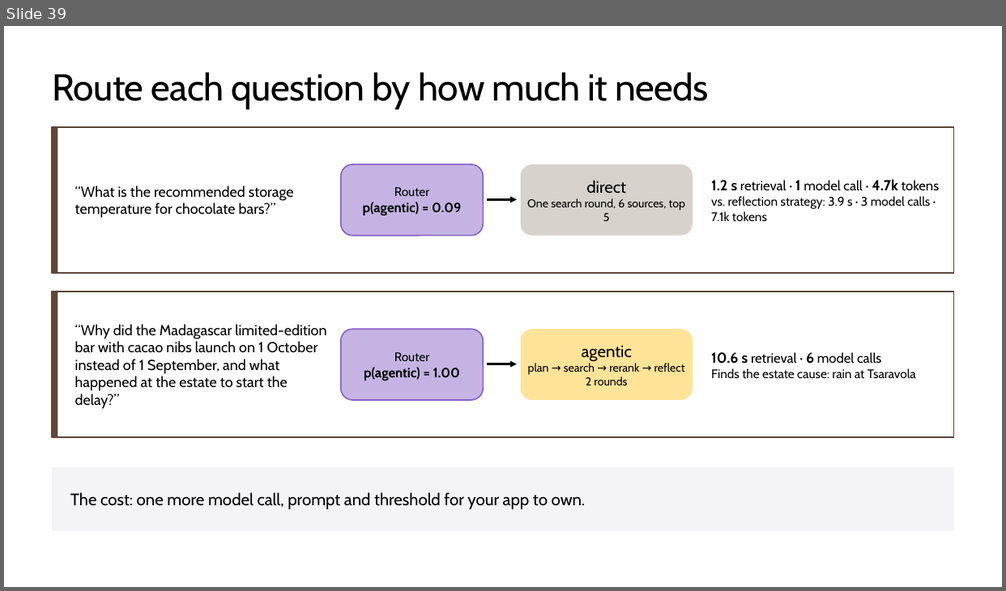
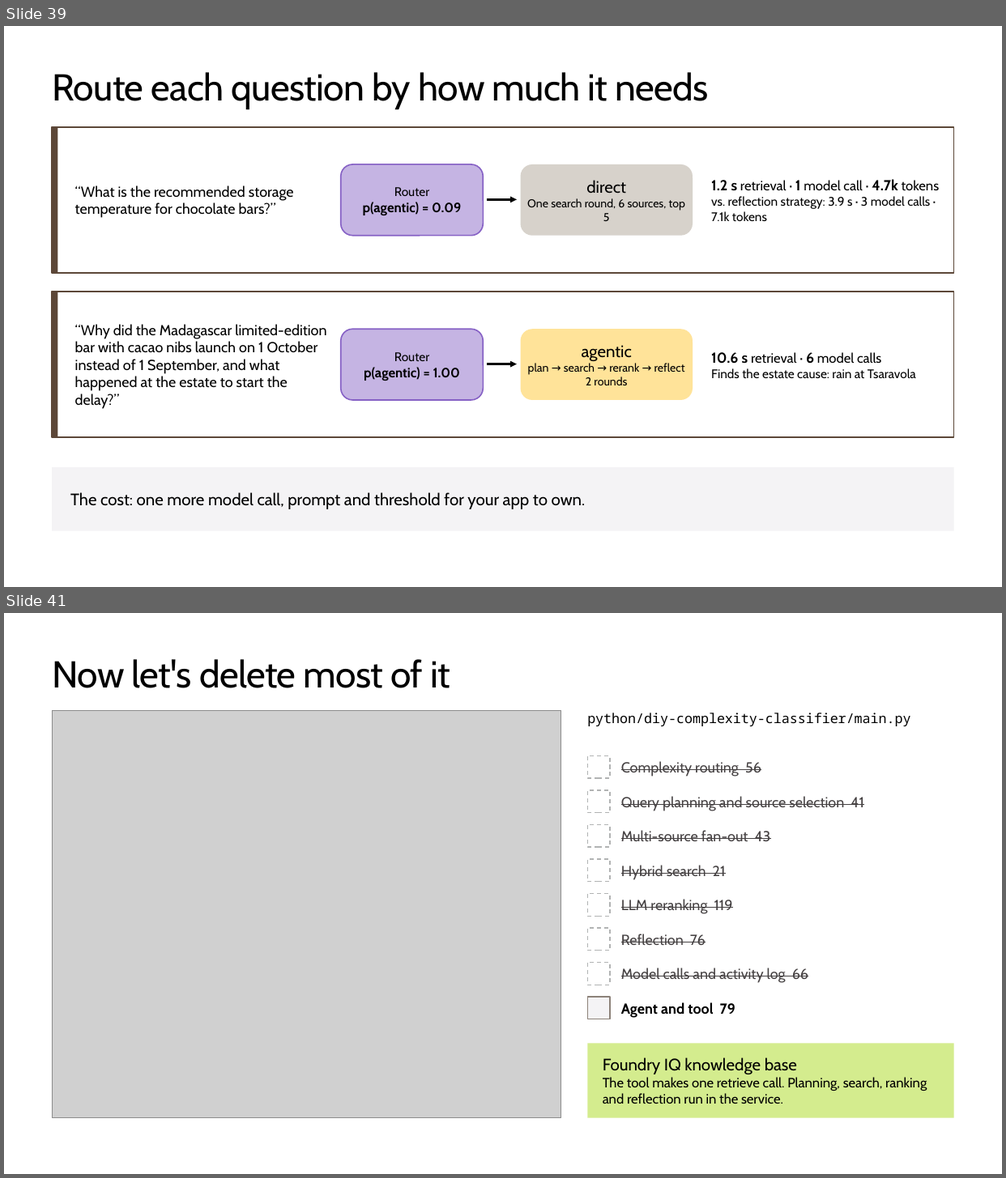
Before and after one commit to microsoft/ignite26-BRK300-building-agentic-retrieval-from-diy-to-foundry-iq, a slide deck: IgniteBRK300-WorkingDeck.pptx. Shown one above the other, each under a label of ours: slide 39 before the commit, slides 39 and 41 after it; the slides between them are not shown. The pictures are 1006x591 and 1006x1178 pixels, drawn with LibreOffice and Linux fonts; fonts in the diff are those of the drawing; grey boxes stand for pictures; background and template pictures are left out. Boxes give left, top, right and bottom in pixels: in the first picture for what was removed or moved away, otherwise in the second. Text is boxed around its words. In the diff, an @@ line names an element or a change of style, - is before the commit and + after.

Commit message:
Foundry IQ slides; one six-source knowledge base; remove MCP pages

```diff
--- a/IgniteBRK300-WorkingDeck.pptx
+++ b/IgniteBRK300-WorkingDeck.pptx
@@ slide 41 added at bbox=[4, 613, 1002, 1174], background #FFFFFF @@
@@ title added at bbox=[52, 659, 450, 688], 36 pt, text #000000 @@
+Now let's delete most of it
@@ picture added at bbox=[52, 710, 562, 1118] @@
@@ text added at bbox=[587, 713, 910, 726], 13 pt, text #000000 @@
+python/diy-complexity-classifier/main.py
@@ rectangle added at bbox=[588, 756, 611, 778], fill #FFFFFF, outline #B1B3B3 1 pt dashed @@
@@ text added at bbox=[621, 761, 761, 777], 14 pt, text #454142, strikethrough @@
+Complexity routing 56
@@ rectangle added at bbox=[588, 790, 611, 813], fill #FFFFFF, outline #B1B3B3 1 pt dashed @@
@@ text added at bbox=[621, 796, 863, 811], 14 pt, text #454142, strikethrough @@
+Query planning and source selection 41
@@ rectangle added at bbox=[588, 825, 611, 847], fill #FFFFFF, outline #B1B3B3 1 pt dashed @@
@@ text added at bbox=[621, 830, 771, 841], 14 pt, text #454142, strikethrough @@
+Multi-source fan-out 43
@@ rectangle added at bbox=[588, 859, 611, 882], fill #FFFFFF, outline #B1B3B3 1 pt dashed @@
@@ text added at bbox=[621, 865, 726, 880], 14 pt, text #454142, strikethrough @@
+Hybrid search 21
@@ rectangle added at bbox=[588, 894, 611, 916], fill #FFFFFF, outline #B1B3B3 1 pt dashed @@
@@ text added at bbox=[621, 899, 733, 914], 14 pt, text #454142, strikethrough @@
+LLM reranking 119
@@ rectangle added at bbox=[588, 928, 611, 951], fill #FFFFFF, outline #B1B3B3 1 pt dashed @@
@@ text added at bbox=[621, 934, 705, 945], 14 pt, text #454142, strikethrough @@
+Reflection 76
@@ rectangle added at bbox=[588, 963, 611, 985], fill #FFFFFF, outline #B1B3B3 1 pt dashed @@
@@ text added at bbox=[621, 968, 808, 983], 14 pt, text #454142, strikethrough @@
+Model calls and activity log 66
@@ rectangle added at bbox=[588, 997, 611, 1020], fill #F4F3F5, outline #8C8279 1 pt @@
@@ text added at bbox=[621, 1003, 735, 1018], 14 pt, text #000000, bold @@
+Agent and tool 79
@@ rectangle added at bbox=[588, 1043, 954, 1118], fill #D4EC8E, 13 pt, text #000000 @@
+Foundry IQ knowledge base
+The tool makes one retrieve call. Planning, search, ranking and reflection run in the service.
```
Also in this commit, not shown: 7 other slides added, 21 other files.
